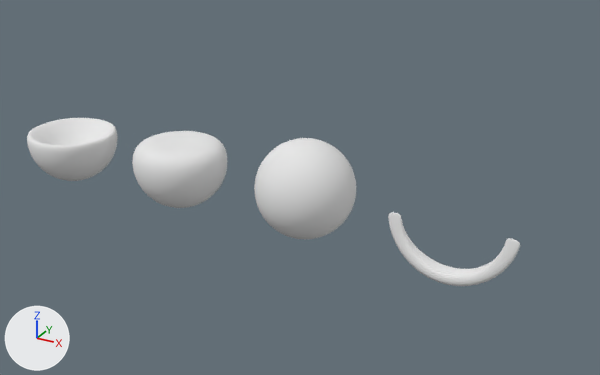
An edit to the Blender file lfgui_data/lfgui.blend, drawn before and after from the same camera.
Before and after are seen from a 50 mm camera at (7.08, -13.08, 6.54) aimed at (-1.14, 1.85, -0.93). The axes (+X, +Y, +Z) are drawn at lower left. The lights are the same throughout.
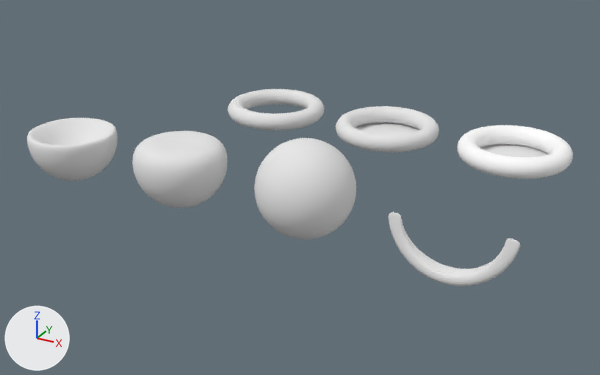
The change, as a diff of the scene's bpy script:
```diff
--- a/lfgui_data/lfgui.blend.py
+++ b/lfgui_data/lfgui.blend.py
@@ mat_material_000 @@
+mat_material_000 = diffuse_material('Material.000')
+mat_material_000.base_color = (1.0, 1.0, 1.0)  # white #ffffff
@@ me_torus_001 @@
+me_torus_001.from_pydata(...)  # a torus around z (ring radius 1.0, tube radius 0.2) spanning x -1.2..1.2, y -1.2..1.2, z -0.2..0.2
+me_torus_001.materials.append(mat_material_001)  # white #e7e7e7
@@ me_torus_000 @@
+me_torus_000.from_pydata(...)  # 2336 vertices, 2305 faces; spans x -1.2..1.2, y -1.2..1.2, z -0.2..0.2
+me_torus_000.materials.append(mat_material_001)  # white #e7e7e7
@@ me_torus_002 @@
+me_torus_002.from_pydata(...)  # 2336 vertices, 2305 faces; spans x -1.22..1.22, y -1.22..1.22, z -0.22..0.22
+# faces by material slot: [1, 2304]
+me_torus_002.materials.append(mat_material_001)  # white #e7e7e7
+me_torus_002.materials.append(mat_material_000)  # white #ffffff
@@ ob_torus_001 @@
+ob_torus_001 = bpy.data.objects.new('Torus.001', me_torus_001)
+ob_torus_001.location = (-3.0, 4.0, 0.0)
@@ ob_torus_000 @@
+ob_torus_000 = bpy.data.objects.new('Torus.000', me_torus_000)
+ob_torus_000.location = (0.0, 4.0, 0.0)
@@ ob_torus_002 @@
+ob_torus_002 = bpy.data.objects.new('Torus.002', me_torus_002)
+ob_torus_002.location = (3.0, 4.0, 0.0)
```

Where the change shows, as pixel boxes [x1, y1, x2, y2] in the pictures (600 x 375 px):
'Torus.002', added: after [457, 125, 573, 179]
    faces in mat_material_000 (white #ffffff): [457, 125, 573, 179]
    faces in mat_material_001 (white #e7e7e7): [481, 144, 548, 157]
'Torus.000', added: after [336, 106, 439, 152]
'Torus.001', added: after [228, 89, 324, 130]
